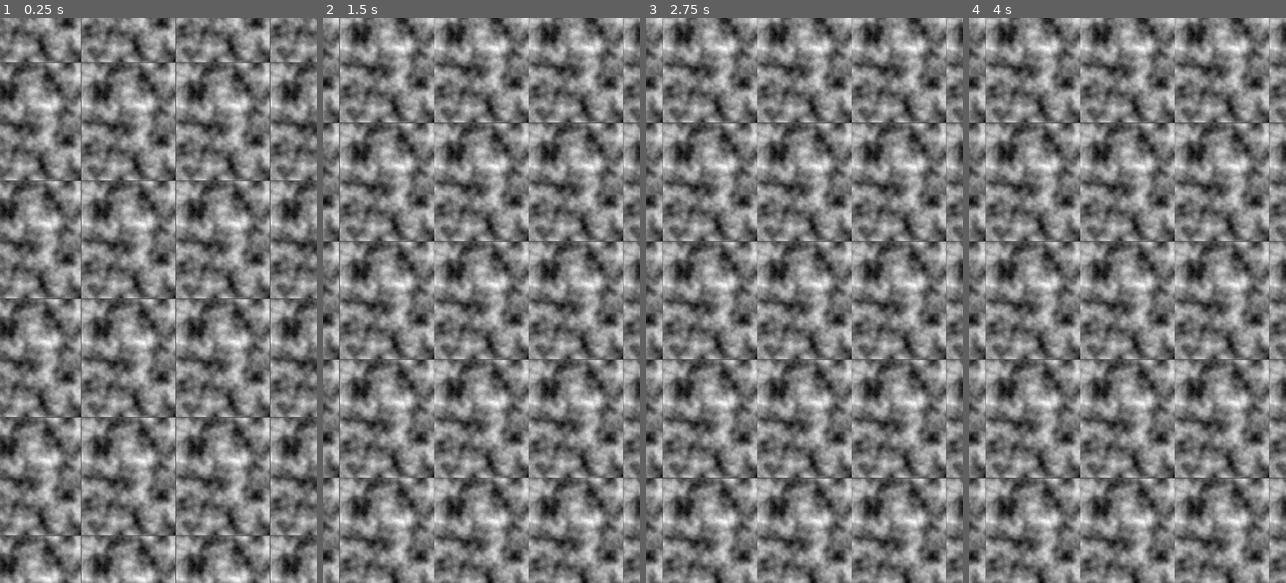
Above: before the commit, frames 1-4 (left to right).
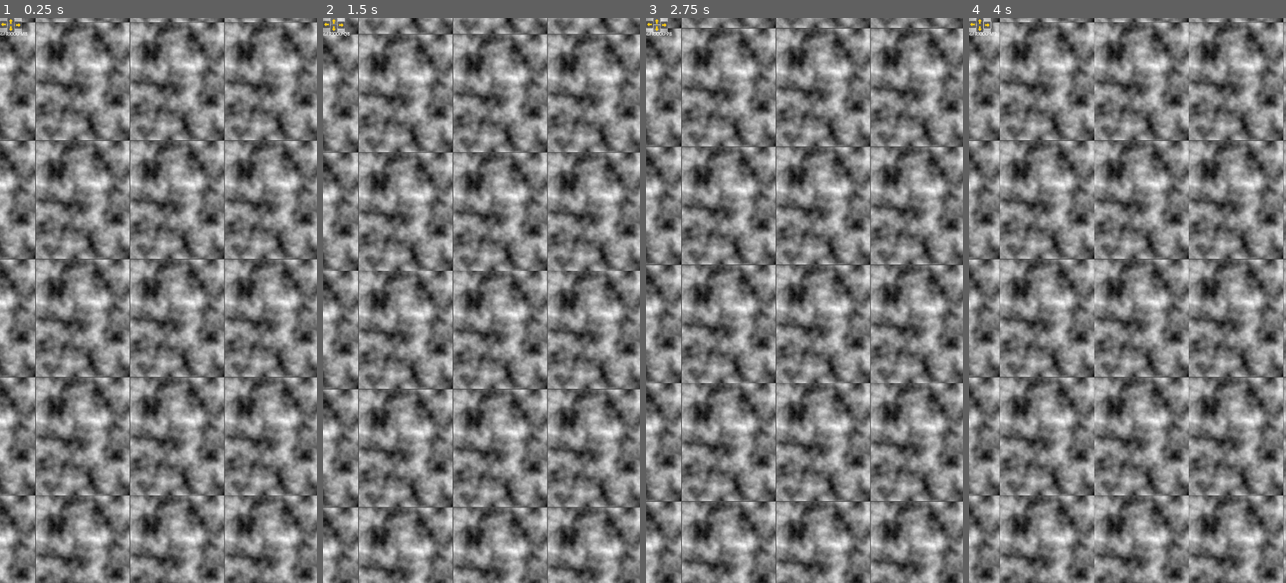
Above: after the commit, the same moments.

Repository: drakewill-CRL/GodotClient1
Game: Godot game, scene res://Scenes/OverheadView.tscn
The game is run twice, just before and just after one commit, with the same random seed, the same clock (stepped at 60 frames per second) and the same inputs. This scene is started directly instead of the project's main scene.
Inputs (mouse positions are in pixels of both pictures, inside the frame that each line leads up to):
- Up to frame 1 (0.25 s): no input
- Up to frame 2 (1.5 s): click (332, 23) at 0.52 s; click (332, 23) at 1.27 s
- Up to frame 3 (2.75 s): click (655, 29) at 2.02 s
- Up to frame 4 (4 s): click (978, 29) at 2.77 s; click (988, 23) at 3.52 s

The runs differ from the first frame. In frame 1, 71% of the frame differs, in the area x 0-100%, y 0-100%; in frame 2, 68%; in frame 3, 72%; in frame 4, 71%.

Commit message:
Overhead scrolls correctly, debugmovement works

Diff:
--- a/PraxisMapper/Controls/DebugMovement.gd
+++ b/PraxisMapper/Controls/DebugMovement.gd
@@ -1,6 +1,19 @@
 extends Node2D
 
 #this control should show up when no GPS is available.
+@onready var label : Label = $CanvasLayer/ColorRect/Label
+
+func GoNorth():
+	PraxisCore.forceChange(PlusCodes.ShiftCode(PraxisMapper.currentPlusCode, 0, 1))
+
+func GoSouth():
+	PraxisCore.forceChange(PlusCodes.ShiftCode(PraxisMapper.currentPlusCode, 0, -1))
+
+func GoEast():
+	PraxisCore.forceChange(PlusCodes.ShiftCode(PraxisMapper.currentPlusCode, 1, 0))
+
+func GoWest():
+	PraxisCore.forceChange(PlusCodes.ShiftCode(PraxisMapper.currentPlusCode, -1, 0))
 
 # Called when the node enters the scene tree for the first time.
 func _ready():
@@ -9,4 +22,5 @@
 
 # Called every frame. 'delta' is the elapsed time since the previous frame.
 func _process(delta):
+	label.text = PraxisMapper.currentPlusCode
 	pass
--- a/PraxisMapper/Controls/DebugMovement.tscn
+++ b/PraxisMapper/Controls/DebugMovement.tscn
@@ -1,42 +1,61 @@
-[gd_scene load_steps=2 format=3 uid="uid://cajwrijcg2n1h"]
+[gd_scene load_steps=3 format=3 uid="uid://cajwrijcg2n1h"]
 
 [ext_resource type="Script" path="res://PraxisMapper/Controls/DebugMovement.gd" id="1_1g2xv"]
+[ext_resource type="Texture2D" uid="uid://c3033wigb05gp" path="res://PraxisMapper/Resources/kenney_arrow.png" id="2_0b5uf"]
 
 [node name="DebugMovement" type="Node2D"]
 script = ExtResource("1_1g2xv")
 
-[node name="ColorRect" type="ColorRect" parent="."]
-offset_right = 40.0
-offset_bottom = 40.0
+[node name="CanvasLayer" type="CanvasLayer" parent="."]
 
-[node name="GoWest" type="ColorRect" parent="ColorRect"]
-layout_mode = 0
-offset_left = 1.0
-offset_top = 17.0
-offset_right = 14.0
-offset_bottom = 24.0
-color = Color(1, 0, 0, 1)
+[node name="ColorRect" type="ColorRect" parent="CanvasLayer"]
+offset_right = 75.0
+offset_bottom = 48.0
+color = Color(1, 1, 1, 0.513726)
 
-[node name="GoNorth" type="ColorRect" parent="ColorRect"]
-layout_mode = 0
-offset_left = 12.0
-offset_top = 2.0
-offset_right = 25.0
-offset_bottom = 9.0
-color = Color(1, 0, 0, 1)
-
-[node name="GoSouth" type="ColorRect" parent="ColorRect"]
-layout_mode = 0
-offset_left = 13.0
-offset_top = 31.0
-offset_right = 26.0
-offset_bottom = 38.0
-color = Color(1, 0, 0, 1)
-
-[node name="GoEast" type="ColorRect" parent="ColorRect"]
+[node name="ButtonNorth" type="Button" parent="CanvasLayer/ColorRect"]
 layout_mode = 0
 offset_left = 25.0
-offset_top = 17.0
-offset_right = 38.0
+offset_right = 49.0
 offset_bottom = 24.0
-color = Color(1, 0, 0, 1)
+icon = ExtResource("2_0b5uf")
+
+[node name="ButtonSouth" type="Button" parent="CanvasLayer/ColorRect"]
+layout_mode = 0
+offset_left = 49.0
+offset_top = 48.0
+offset_right = 73.0
+offset_bottom = 72.0
+rotation = 3.14159
+icon = ExtResource("2_0b5uf")
+
+[node name="ButtonEast" type="Button" parent="CanvasLayer/ColorRect"]
+layout_mode = 0
+offset_left = 74.0
+offset_top = 12.0
+offset_right = 98.0
+offset_bottom = 36.0
+rotation = 1.5708
+icon = ExtResource("2_0b5uf")
+
+[node name="ButtonWest" type="Button" parent="CanvasLayer/ColorRect"]
+layout_mode = 0
+offset_top = 34.0
+offset_right = 24.0
+offset_bottom = 58.0
+rotation = -1.5708
+icon = ExtResource("2_0b5uf")
+
+[node name="Label" type="Label" parent="CanvasLayer/ColorRect"]
+layout_mode = 0
+offset_left = -7.0
+offset_top = 42.0
+offset_right = 83.0
+offset_bottom = 68.0
+text = "PlusCode10"
+horizontal_alignment = 1
+
+[connection signal="pressed" from="CanvasLayer/ColorRect/ButtonNorth" to="." method="GoNorth"]
+[connection signal="pressed" from="CanvasLayer/ColorRect/ButtonSouth" to="." method="GoSouth"]
+[connection signal="pressed" from="CanvasLayer/ColorRect/ButtonEast" to="." method="GoEast"]
+[connection signal="pressed" from="CanvasLayer/ColorRect/ButtonWest" to="." method="GoWest"]
--- a/PraxisMapper/Scripts/PraxisMapper.gd
+++ b/PraxisMapper/Scripts/PraxisMapper.gd
@@ -25,6 +25,11 @@
 static var gps_provider
 static var reauthCode = 419 #AuthTimeout HTTP response
 static var isReauthing = false #most calls should abort or wait if we're reauthing.
+
+func forceChange(newCode):
+	lastPlusCode = currentPlusCode
+	currentPlusCode = newCode
+	plusCode_changed.emit(currentPlusCode, lastPlusCode)
 
 static func reauthListener(result, response_code, headers, body):
 	if response_code == 200:
@@ -61,5 +66,9 @@
 	else:
 		print("GPS Provider not loaded (probably debugging on PC)")
 		currentPlusCode = debugStartingPlusCode
-		#lastPlusCode = debugStartingPlusCode
-		#TODO: add the DebugMovement node to the scene tree.
+		var debugControlScene = preload("res://PraxisMapper/Controls/DebugMovement.tscn")
+		var debugControls = debugControlScene.instantiate()
+		add_child(debugControls)
+		debugControls.position.x = 0
+		debugControls.position.y = 0
+		debugControls.z_index = 200
--- a/Scenes/OverheadView.gd
+++ b/Scenes/OverheadView.gd
@@ -88,23 +88,27 @@
 	camera.position.y = startY
 
 	PraxisCore.plusCode_changed.connect(CameraScroll)
+	CameraScroll(PraxisMapper.currentPlusCode, "")
 
 func _process(delta):
 	#camera.position.x -= 1
 	pass
 
-func CameraScroll(current, previous):
+func CameraScroll(currentPlusCode, previousPlusCode):
 	#if (current.substr(0,8) == previous.substr(0,8)):
 		#move camera to the correct position.
 		#May not need to check for Cell8 changes, since map tiles listen for that.
-	var currentXPos = current.substr(10,1)
+	print("scrolling camera to " + currentPlusCode)
+	var currentXPos = currentPlusCode.substr(9,1)
 	var xIndex = PlusCodes.CODE_ALPHABET_.find(currentXPos)
 	var xShift = (PraxisMapper.mapTileWidth / 2) -  (PraxisMapper.mapTileWidth / 20) * xIndex
 	#var prevXPos = previous.substr(10,1)
-	var currentYPos = current.substr(9,1)
+	var currentYPos = currentPlusCode.substr(8,1)
 	var yIndex = PlusCodes.CODE_ALPHABET_.find(currentYPos)
 	var yShift = (PraxisMapper.mapTileHeight / 2) - (PraxisMapper.mapTileHeight / 20) * yIndex
 	#var prevYPos = previous.substr(9,1)
 
-	camera.position.x = startX + xShift
+	print("current pos:" + currentXPos + "," + currentYPos)
+
+	camera.position.x = startX - xShift
 	camera.position.y = startY + yShift
--- a/Scenes/OverheadView.tscn
+++ b/Scenes/OverheadView.tscn
@@ -7,4 +7,3 @@
 
 [node name="Camera2D" type="Camera2D" parent="."]
 anchor_mode = 0
-position_smoothing_enabled = true
Binary file added: PraxisMapper/Resources/kenney_arrow.png
Not shown, added: PraxisMapper/Resources/kenney_arrow.png.import
